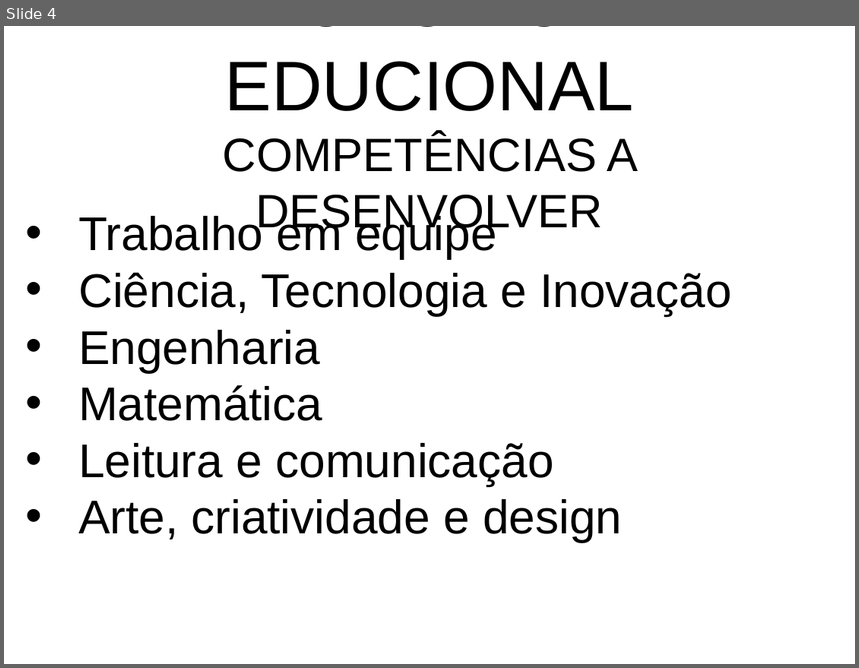
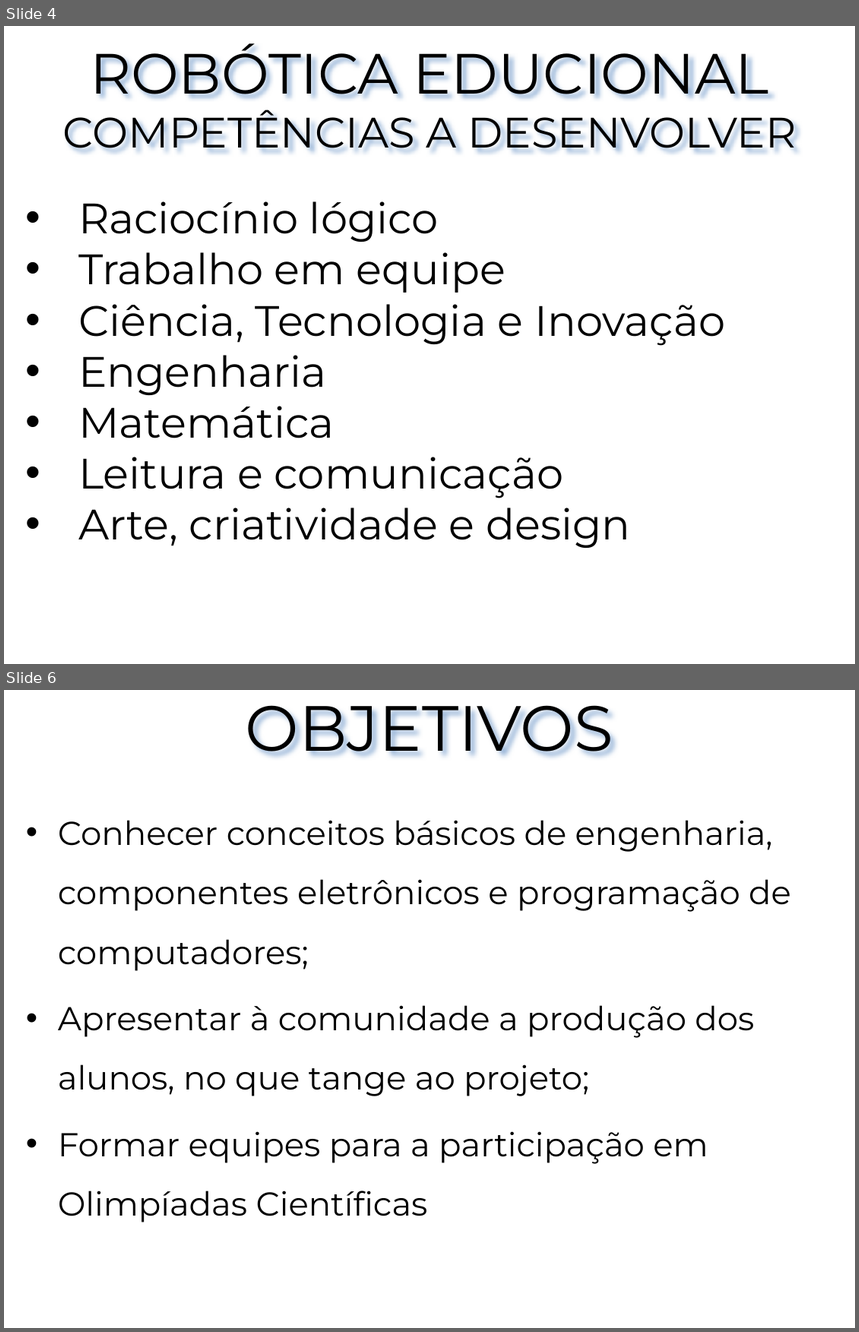
Before and after one commit to sousamaf/Air_steps, a slide deck: doc/Apresentação/1aApresentação Sta Cruz.pptx. Shown one above the other, each under a label of ours: slide 4 before the commit, slides 4 and 6 after it; the slides between them are not shown. The pictures are 859x668 and 859x1332 pixels, drawn with LibreOffice and Linux fonts; fonts in the diff are those of the drawing; background and template pictures are left out. Boxes give left, top, right and bottom in pixels: in the first picture for what was removed or moved away, otherwise in the second. Text is boxed around its words. In the diff, an @@ line names an element or a change of style, - is before the commit and + after.

Commit message:
Apresentação Final
Para envio

```diff
--- a/doc/Apresentação/1aApresentação Sta Cruz.pptx
+++ b/doc/Apresentação/1aApresentação Sta Cruz.pptx
@@ slide 6 added at (x1=4, y1=690, x2=855, y2=1328), background #FFFFFF @@
@@ title added at (x1=246, y1=705, x2=614, y2=756), 54 pt, text #000000 @@
+OBJETIVOS
@@ text added at (x1=58, y1=820, x2=791, y2=1223), 28 pt, text #000000 @@
+• Conhecer conceitos básicos de engenharia, componentes eletrônicos e programação de computadores;
+• Apresentar à comunidade a produção dos alunos, no que tange ao projeto;
+• Formar equipes para a participação em Olimpíadas Científicas
@@ slide 4 changed as well @@
@@ title "ROBÓTICA EDUCIONAL COMPETÊNCIAS A DESENVOLVER" moved from (x1=223, y1=26, x2=639, y2=237) to (x1=63, y1=43, x2=797, y2=152) @@
@@ title "ROBÓTICA EDUCIONAL COMPETÊNCIAS A DESENVOLVER" at (x1=63, y1=43, x2=797, y2=152): size 59.4 to 48 pt in "ROBÓTICA EDUCIONAL"; size 39.6 to 36 pt in "COMPETÊNCIAS A DESENVOLVER"; font Arial to Montserrat @@
@@ text "Raciocínio lógico" moved from (x1=78, y1=212, x2=731, y2=543) to (x1=78, y1=202, x2=725, y2=548) @@
@@ text at (x1=78, y1=202, x2=439, y2=242): paragraph added @@
+• Raciocínio lógico
@@ text at (x1=78, y1=252, x2=725, y2=548): size 40 to 36 pt, font Arial to Montserrat in "Trabalho em equipe", "Ciência, Tecnologia e Inovação", "Engenharia", "Matemática" and 2 more places @@
```
Also in this commit, not shown: 5 other slides changed, 3 other slides added, 3 slides removed, 16 other files.
